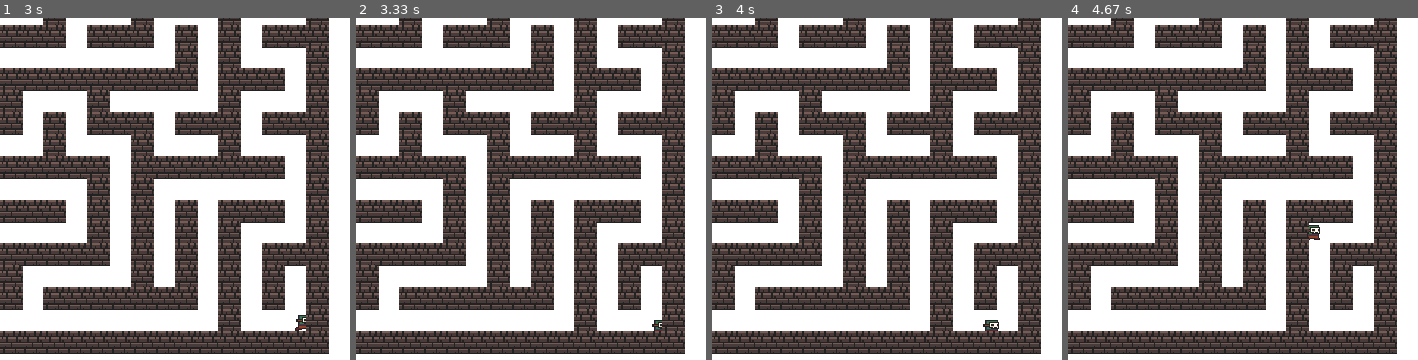
Above: before the commit, frames 1-4 (left to right).
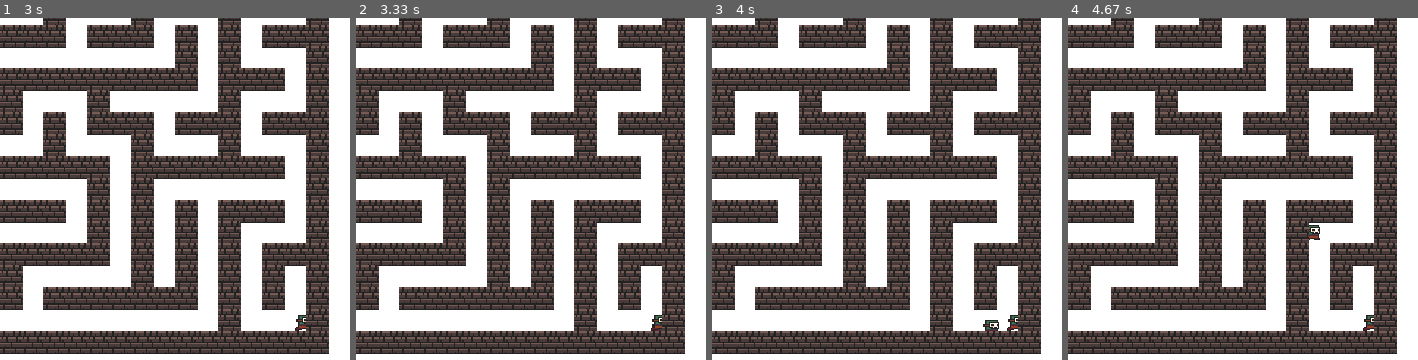
Above: after the commit, the same moments.

Repository: gorangor/112-Term-Project
Game: pygame game, started from pygamegame.py
The game is run twice, just before and just after one commit, with the same random seed, the same clock (stepped at 60 frames per second) and the same inputs.
Inputs (mouse positions are % of the whole screen's width and height, from its top left):
- Up to frame 1 (3 s): hold Space 0.33-0.8 s; hold Right 0.33-0.8 s; move the mouse to (46, 56) at 0.37 s; tap Space at 0.83 s; hold Up 1.67-2.13 s; move the mouse to (19, 36) at 1.7 s; hold Right 2.17-2.63 s; hold Left from 2.67 s (still down)
- Up to frame 2 (3.33 s): release Left at 3.2 s; tap S at 3.23 s
- Up to frame 3 (4 s): hold Down 3.57-3.87 s; hold S 3.57-3.87 s; hold Left from 3.9 s (still down); hold A from 3.9 s (still down)
- Up to frame 4 (4.67 s): release Left at 4.3 s; release A at 4.3 s; hold Up from 4.33 s (still down); hold W from 4.33 s (still down)
The pictures show only the part of the screen within x 50-100%, y 50-100%; the shares and areas given below are measured in that part.

Frame 1 is identical in both runs. In frame 2, less than 0.1% of the frame differs, in the area x 84-88%, y 86-92%; in frame 3, 0.1%; in frame 4, 0.1%.

Commit message:
Player 2 Can Clone

Diff:
--- a/Classes.py
+++ b/Classes.py
@@ -28,6 +28,40 @@
         self.rect.y += self.speedY
     def draw(self):
         screen.blit(self.image, (self.rect.x, self.rect.y))
+class Player2(pygame.sprite.Sprite):
+    def __init__(self, image):
+        pygame.sprite.Sprite.__init__(self)
+        self.mS = 32
+        self.iS = round(1 / self.mS * 700) + 1
+        self.speedX = 0
+        self.speedY = 0
+        self.image = pygame.transform.scale(pygame.image.load(image),
+                                            ((round(1 / self.mS * 700) - 1, round(1 / self.mS * 700) - 1)))
+        self.rect = self.image.get_rect()
+        self.rect.x = round(1 / self.mS * 700) + 1
+        self.rect.y = round(1 / self.mS * 700) + 1
+        self.oldX = 0
+        self.oldY = 0
+        self.speed = 5
+        self.health = 100
+        self.mode = "Can Copy"
+        self.copies = []
+    def clone(self):
+        self.copies.append((self.rect.x, self.rect.y))
+    def gottaGoFastX(self, dx):
+        self.speedX = dx
+    def gottaGoFastY(self, dy):
+        self.speedY = dy
+    def update(self):
+        self.oldX = self.rect.x
+        self.oldY = self.rect.y
+        self.rect.x += self.speedX
+        self.rect.y += self.speedY
+    def draw(self):
+        screen.blit(self.image, (self.rect.x, self.rect.y))
+        for clones in self.copies:
+            screen.blit(self.image, (clones[0], clones[1]))
+
 
 class Maze(pygame.sprite.Sprite):
     def __init__(self):
--- a/pygamegame.py
+++ b/pygamegame.py
@@ -11,12 +11,13 @@
         self.image = "Ice Zombie.png"
         self.image2 = "Masked Orc.png"
         self.player = Player(self.image)
-        self.player2 = Player(self.image2)
+        self.player2 = Player2(self.image2)
         self.player2.rect.x = 665 - self.player.rect.x
         self.player2.rect.y = 660 - self.player.rect.y
         self.maze = Maze()
         self.sword = Sword(self.player.rect.x, self.player.rect.y, self.player.iS)
         self.count = 0
+        self.cloneTimer = 0
 
     def mousePressed(self, x, y):
         print(x,y)
@@ -63,6 +64,10 @@
                 self.player2.gottaGoFastY(self.player2.speed)
             elif keyCode == pygame.K_w:
                 self.player2.gottaGoFastY(-self.player2.speed)
+            if keyCode == pygame.K_SPACE:
+                if self.player2.mode == "Can Copy":
+                    self.player2.clone()
+                    self.player2.mode = "Cant Copy"
         #MODES
         elif self.mode == "Start":
             if keyCode == pygame.K_RIGHT and 15 <= self.player.mS <= 63:
@@ -165,6 +170,12 @@
             self.sword.speedY = 0
             self.sword.rect.x = self.player.rect.x + self.player.iS/2
             self.sword.rect.y = self.player.rect.y + self.player.iS/2
+        #PLAYER 2
+        if self.player2.mode == "Cant Copy":
+            self.cloneTimer += 1
+            if self.cloneTimer >= 20:
+                self.cloneTimer = 0
+                self.player2.mode = "Can Copy"
 
 
         self.sword.throw()
